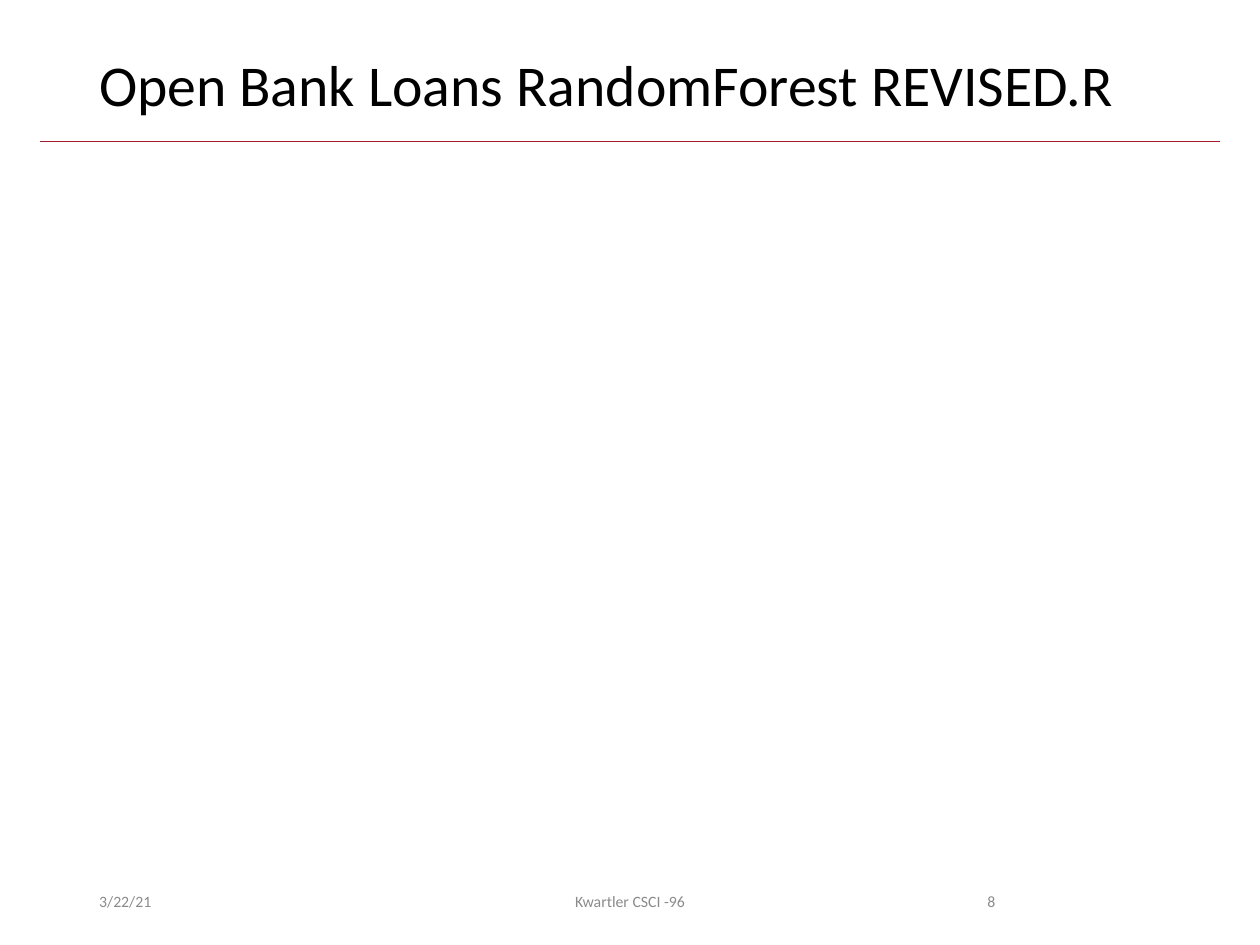
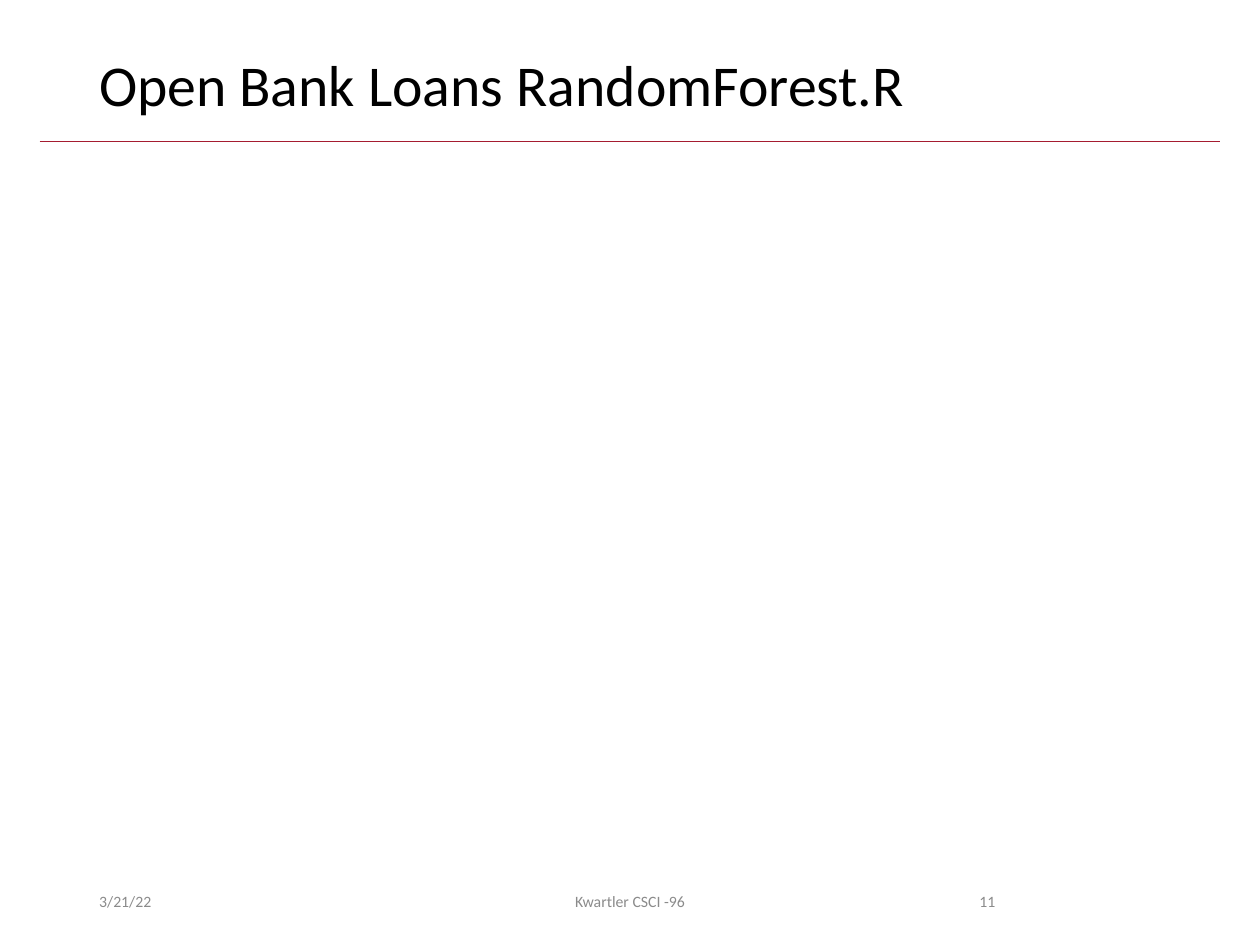
Before and after one commit to kwartler/Harvard_DataMining_Business_Student, a slide deck: slide 11 of Lessons/G_RF_TimeSeries/RandomForests.pptx (slide 8 before the commit). Drawn at 1260x945 pixels with LibreOffice and Linux fonts; fonts in the diff are those of the drawing; background and template pictures are left out. Boxes give left, top, right and bottom in pixels: in the first picture for what was removed or moved away, otherwise in the second. Text is boxed around its words. In the diff, an @@ line names an element or a change of style, - is before the commit and + after.

```diff
--- a/Lessons/G_RF_TimeSeries/RandomForests.pptx
+++ b/Lessons/G_RF_TimeSeries/RandomForests.pptx
@@ title at <box>99,66,903,116</box>: text changed @@
-Open Bank Loans RandomForest REVISED.R
+Open Bank Loans RandomForest.R
@@ text at <box>99,896,151,908</box>: text changed @@
-3/22/21
+3/21/22
@@ page number at <box>979,897,995,907</box>: text changed @@
-8
+11
```
Also in this commit, not shown: 8 other slides changed, 3 slides added, 1 slide removed, 11 other files.
